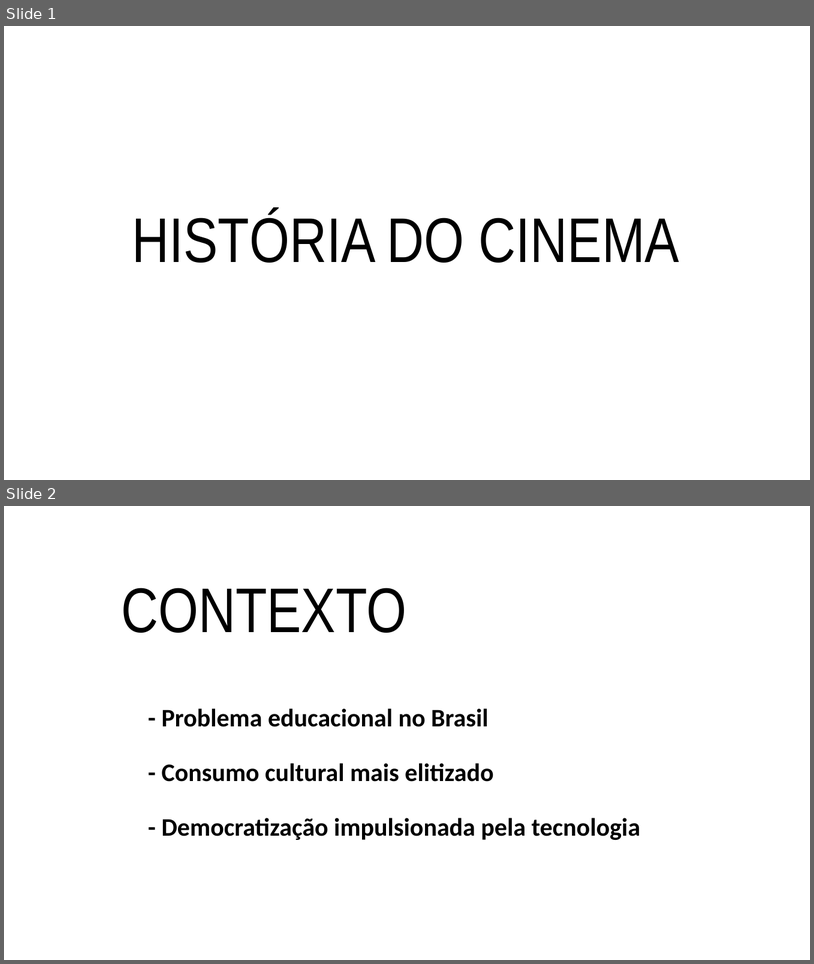
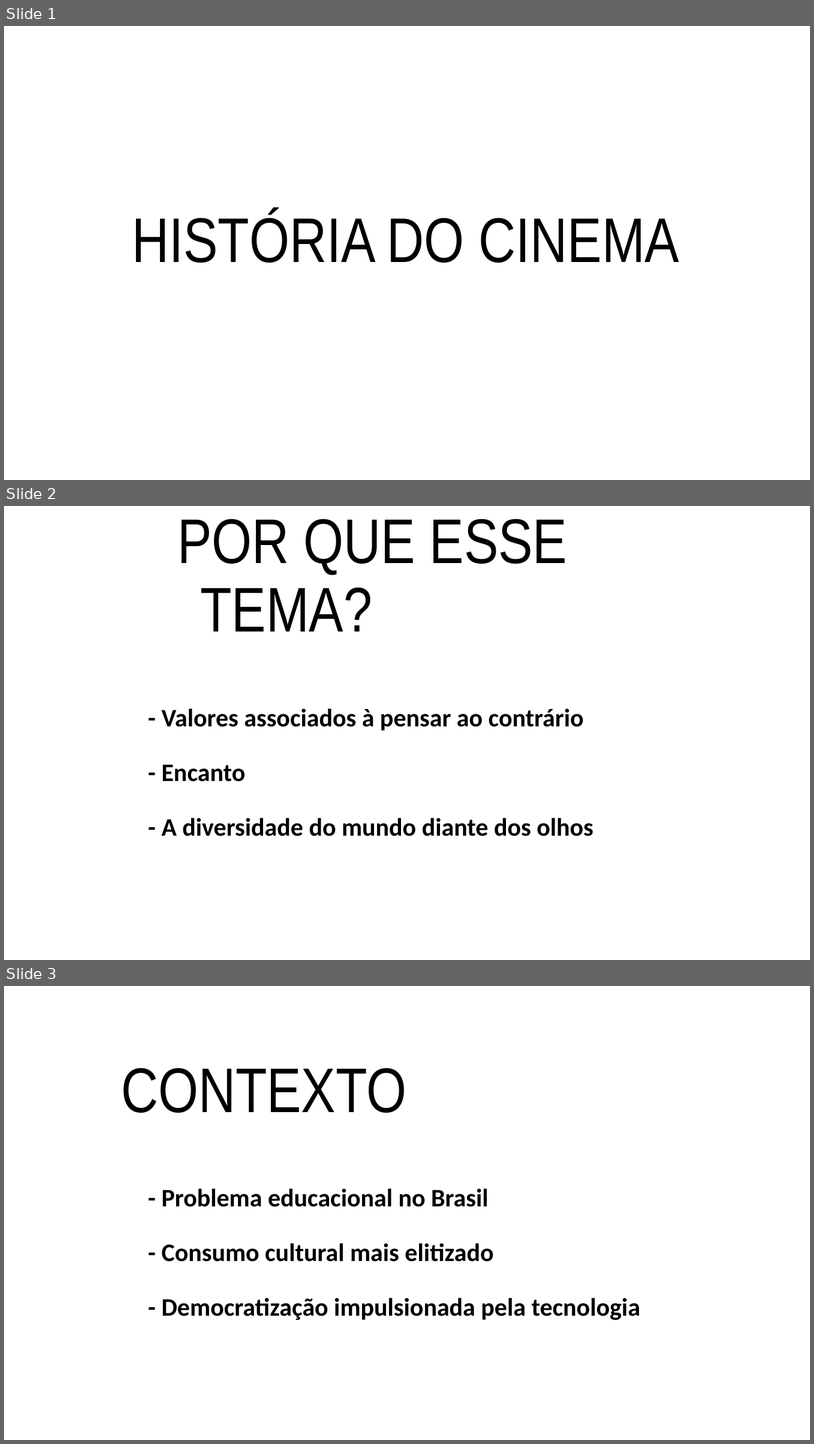
Before and after one commit to Fabiogmsouza26/cinema, a slide deck: api-site/public/HISTÓRIA DO CINEMA.pptx. Shown one above the other, each under a label of ours: slides 1 and 2 before the commit, slides 1, 2 and 3 after it. The pictures are 814x964 and 814x1444 pixels, drawn with LibreOffice and Linux fonts; fonts in the diff are those of the drawing; background and template pictures are left out. Boxes give left, top, right and bottom in pixels: in the first picture for what was removed or moved away, otherwise in the second. Text is boxed around its words. In the diff, an @@ line names an element or a change of style, - is before the commit and + after.

```diff
--- a/api-site/public/HISTÓRIA DO CINEMA.pptx
+++ b/api-site/public/HISTÓRIA DO CINEMA.pptx
@@ slide 2 added at (x1=4, y1=506, x2=810, y2=960), background picture (left out) @@
@@ text added at (x1=177, y1=519, x2=567, y2=631), 75 pt, text #000000 @@
+POR QUE ESSE TEMA?
@@ title added at (x1=162, y1=708, x2=594, y2=836), 30 pt, text #000000, bold @@
+- Valores associados à pensar ao contrário
+- Encanto
+- A diversidade do mundo diante dos olhos
@@ what was slide 2 is now slide 3 @@
```
Also in this commit, not shown: 12 other files.
